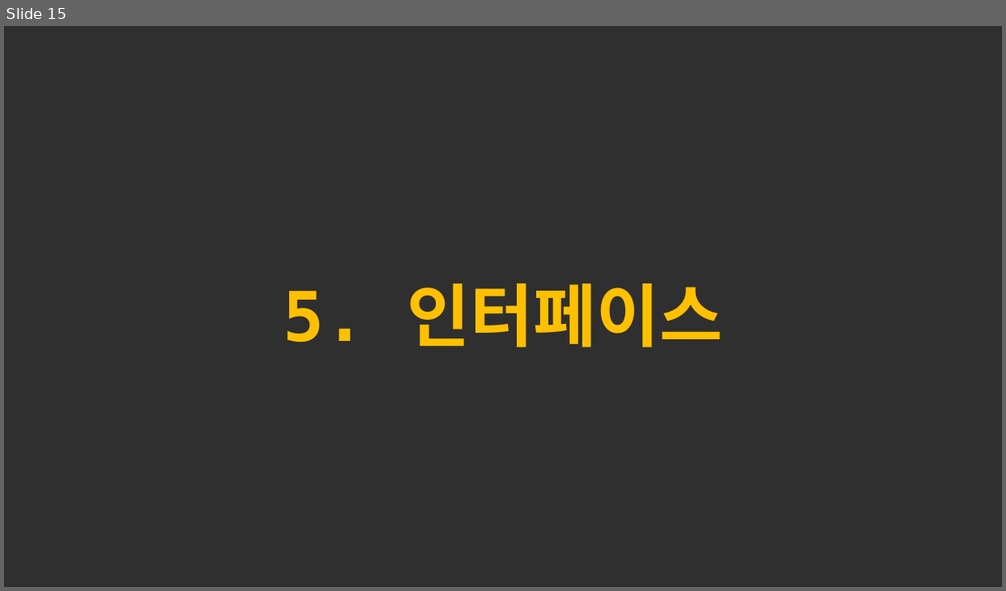
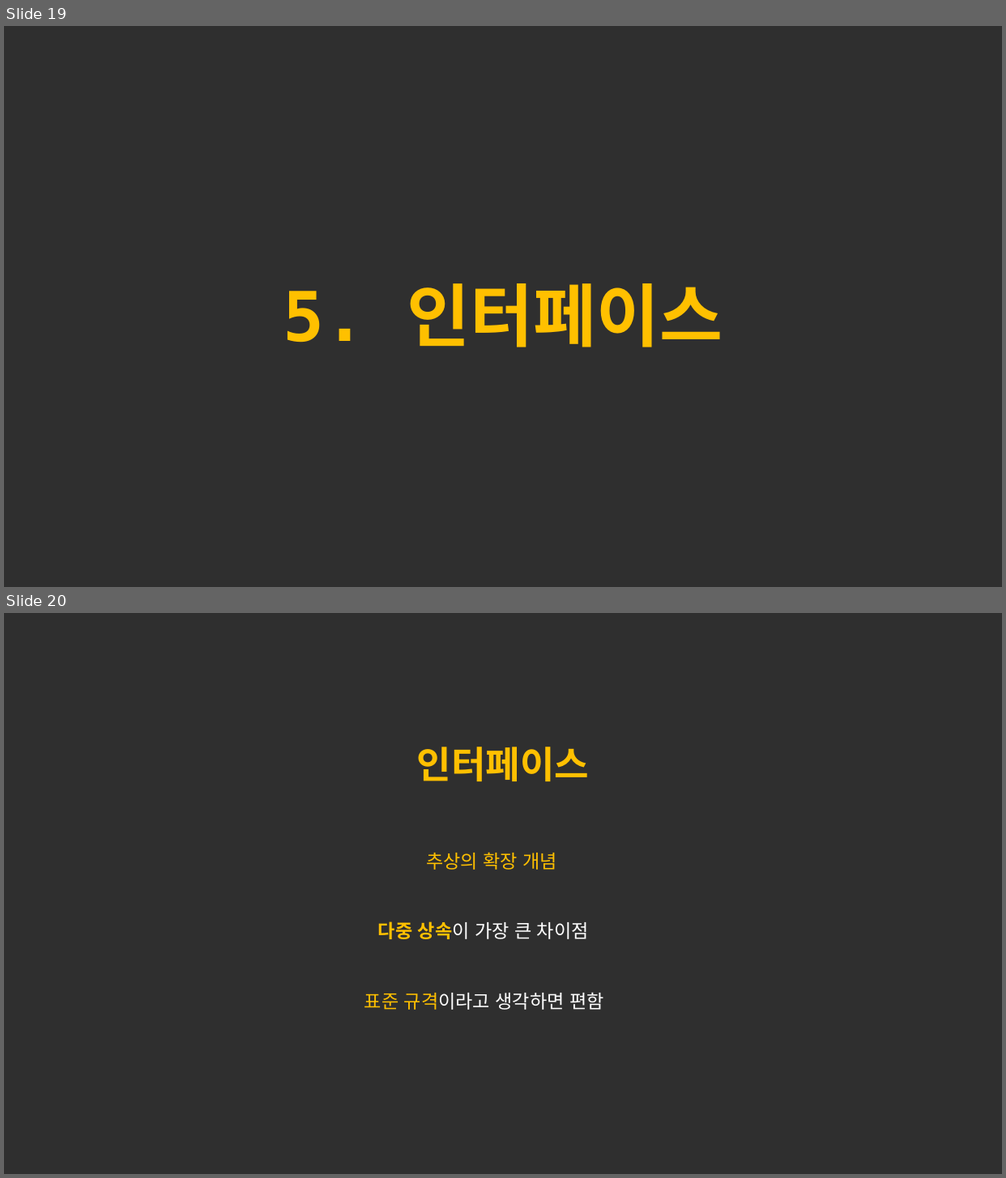
Before and after one commit to forwdevel/Full-Stack, a slide deck: 객체이론정리_2.pptx. Shown one above the other, each under a label of ours: slide 15 before the commit, slides 19 and 20 after it. The pictures are 1006x591 and 1006x1178 pixels, drawn with LibreOffice and Linux fonts; fonts in the diff are those of the drawing. Boxes give left, top, right and bottom in pixels: in the first picture for what was removed or moved away, otherwise in the second. Text is boxed around its words. In the diff, an @@ line names an element or a change of style, - is before the commit and + after.

Commit message:
Update 객체이론정리_2.pptx
객체 인터페이스까지 전부 완료

```diff
--- a/객체이론정리_2.pptx
+++ b/객체이론정리_2.pptx
@@ slide 20 added at bbox=[4, 613, 1002, 1174], background #2F2F2F @@
@@ text added at bbox=[417, 747, 590, 781], 36 pt, text #FFC000, bold @@
+인터페이스
@@ text added at bbox=[426, 852, 558, 870], 18 pt, text #FFC000 @@
+추상의 확장 개념
@@ text added at bbox=[378, 922, 589, 939], 18 pt, text #FFFFFF @@
+다중 상속이 가장 큰 차이점
@@ text added at bbox=[364, 992, 604, 1010], 18 pt, text #FFFFFF @@
+표준 규격이라고 생각하면 편함
@@ what was slide 15 is now slide 19 @@
```
Also in this commit, not shown: 1 slide changed, 5 other slides added.
